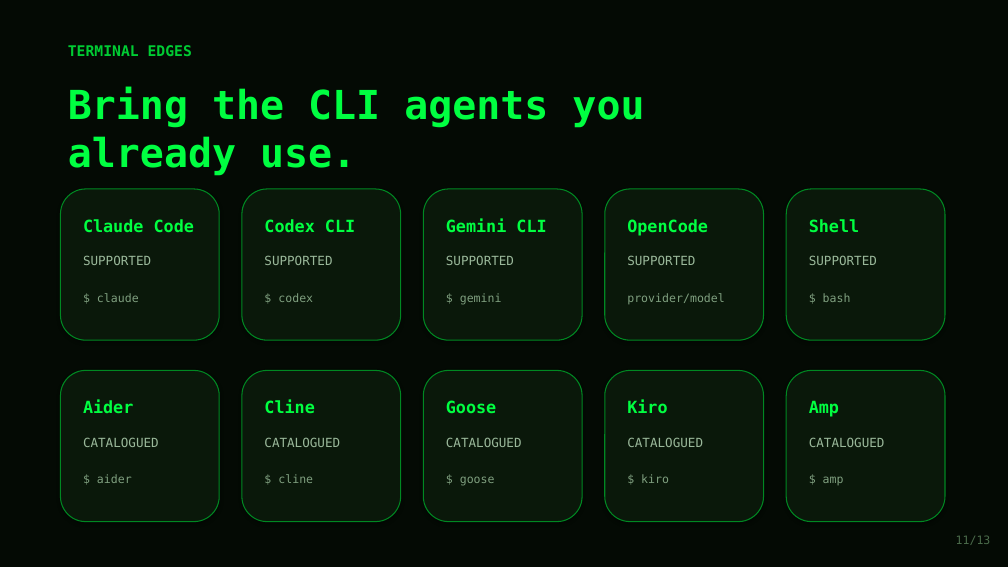
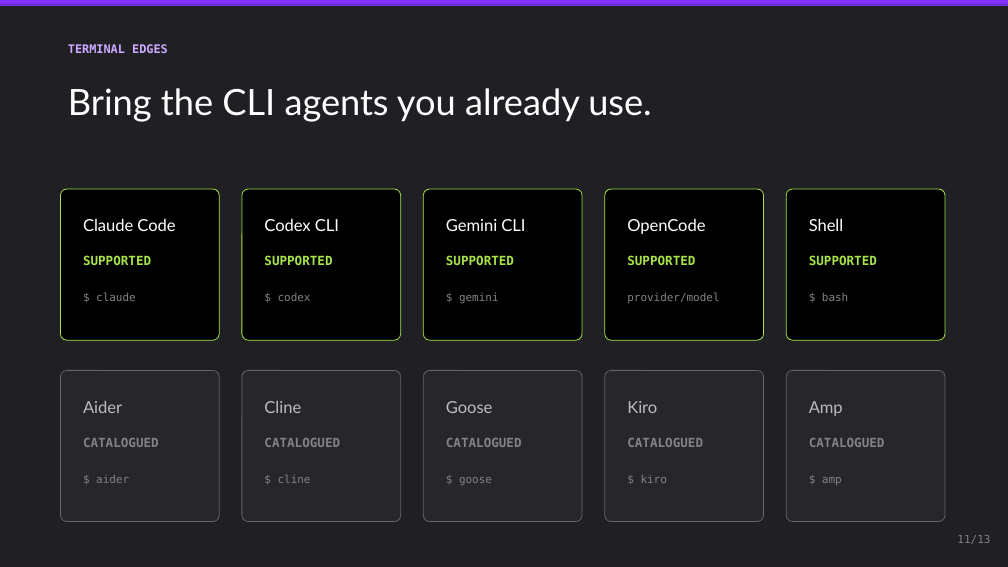
Before and after one commit to lech-kalinowski/agents-commander, a slide deck: slide 11 of presentation/Agents_Commander_Protocol.pptx. Drawn at 1008x567 pixels with LibreOffice and Linux fonts; fonts in the diff are those of the drawing. Boxes give left, top, right and bottom in pixels: in the first picture for what was removed or moved away, otherwise in the second. Text is boxed around its words. In the diff, an @@ line names an element or a change of style, - is before the commit and + after.

```diff
--- a/presentation/Agents_Commander_Protocol.pptx
+++ b/presentation/Agents_Commander_Protocol.pptx
@@ background #040A04 to #201F24 @@
@@ rectangle added at (x1=0, y1=0, x2=1008, y2=5), fill #8232FF, outline #8232FF 0.19 pt @@
@@ text "TERMINAL EDGES" at (x1=68, y1=44, x2=168, y2=53): size 14 to 11.2 pt, text colour #00CC33 to #CBAAFF @@
@@ text "Bring the CLI agents you ..." at (x1=68, y1=88, x2=651, y2=122): size 38 to 34.5 pt, font DejaVu Sans Mono to Lato, text colour #00FF41 to #FFFFFF, bold off @@
@@ fill #0A180A to #000000; outline #008822 1 pt to #A6E34A 0.75 pt; shadow off; proportions changed in 5 elements at (x1=60, y1=189, x2=219, y2=340), (x1=242, y1=189, x2=401, y2=340), (x1=423, y1=189, x2=582, y2=340), (x1=605, y1=189, x2=764, y2=340), (x1=786, y1=189, x2=945, y2=340) @@
@@ size 16 to 15.8 pt, font DejaVu Sans Mono to Lato, text colour #00FF41 to #FFFFFF, bold off in 5 elements at (x1=83, y1=218, x2=175, y2=231), (x1=264, y1=218, x2=339, y2=231), (x1=446, y1=219, x2=525, y2=231), (x1=627, y1=218, x2=705, y2=234), (x1=809, y1=218, x2=844, y2=231) @@
@@ text colour #9AB89A to #A6E34A, bold on in 5 elements at (x1=83, y1=255, x2=151, y2=265), (x1=264, y1=255, x2=332, y2=265), (x1=446, y1=255, x2=514, y2=265), (x1=627, y1=255, x2=695, y2=265), (x1=809, y1=255, x2=877, y2=265) @@
@@ fill #0A180A to #27262B; outline #008822 1 pt to #646369 0.75 pt; shadow off; proportions changed in 5 elements at (x1=60, y1=371, x2=219, y2=522), (x1=242, y1=371, x2=401, y2=522), (x1=423, y1=371, x2=582, y2=522), (x1=605, y1=371, x2=764, y2=522), (x1=786, y1=371, x2=945, y2=522) @@
@@ size 16 to 15.8 pt, font DejaVu Sans Mono to Lato, text colour #00FF41 to #BCBBC2, bold off in 5 elements at (x1=83, y1=401, x2=122, y2=413), (x1=264, y1=401, x2=301, y2=413), (x1=446, y1=401, x2=493, y2=413), (x1=627, y1=401, x2=657, y2=413), (x1=809, y1=401, x2=843, y2=416) @@
@@ text colour #9AB89A to #838289, bold on in 5 elements at (x1=83, y1=438, x2=159, y2=447), (x1=264, y1=438, x2=340, y2=447), (x1=446, y1=438, x2=522, y2=447), (x1=627, y1=438, x2=703, y2=447), (x1=809, y1=438, x2=885, y2=447) @@
@@ size 11 to 10.5 pt, text colour #7F9F7F to #838289 in 10 elements at (x1=96, y1=293, x2=136, y2=301), (x1=278, y1=293, x2=311, y2=301), (x1=459, y1=293, x2=499, y2=304), (x1=627, y1=293, x2=719, y2=303), (x1=822, y1=293, x2=848, y2=301), (x1=96, y1=475, x2=129, y2=483), (x1=278, y1=474, x2=311, y2=483), (x1=459, y1=477, x2=492, y2=485), (x1=641, y1=475, x2=667, y2=483), (x1=822, y1=477, x2=842, y2=485) @@
@@ text "11/13" at (x1=957, y1=535, x2=990, y2=544): size 11 to 10.5 pt, text colour #4A6A4A to #838289 @@
```
Also in this commit, not shown: 12 other slides changed.
